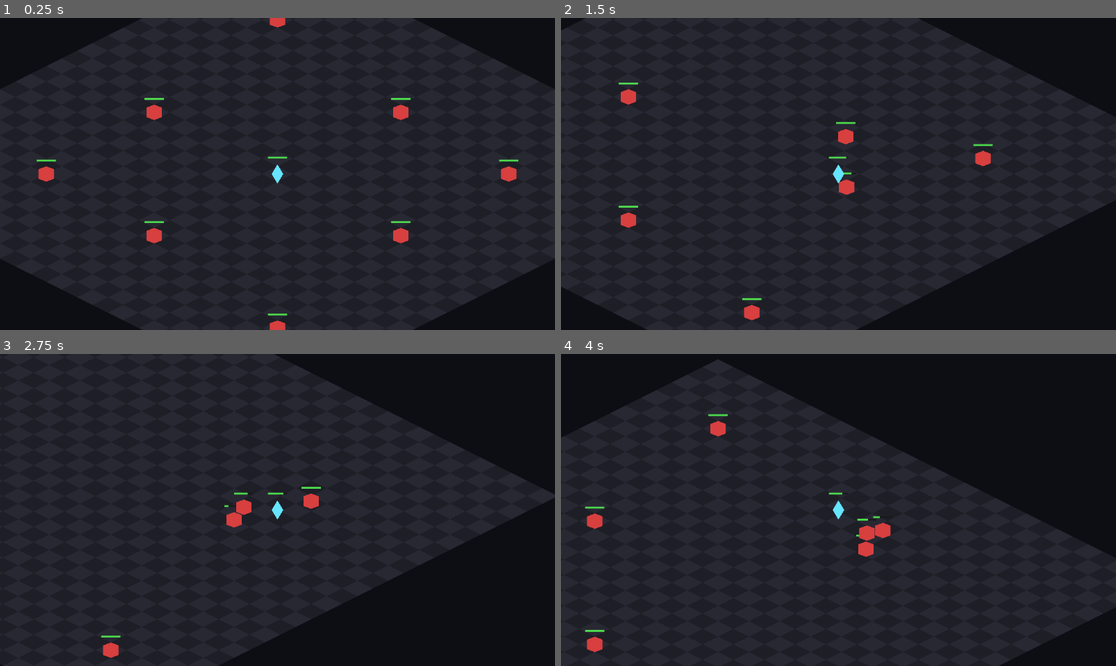
Above: before the commit, frames 1-4 (two rows, left to right).
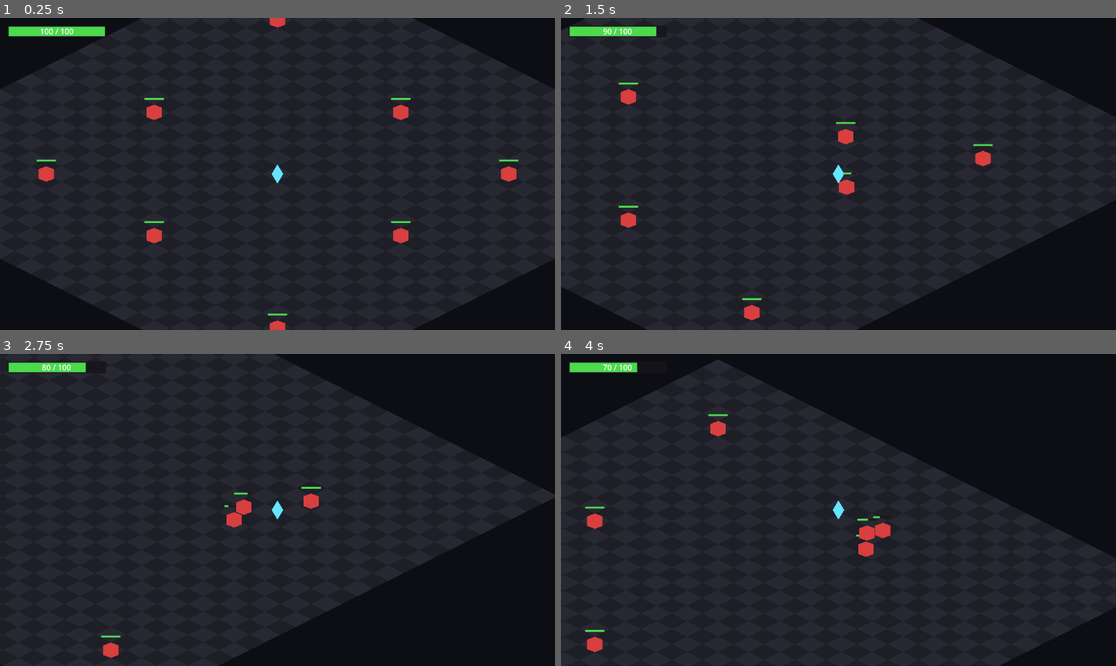
Above: after the commit, the same moments.

Repository: Rathe001/neurokore-requiem
Game: Godot game, scene res://scenes/world.tscn
Same seed, same stepped clock (60 frames per second), same inputs: the game is played once before the commit and once after it.
Inputs (mouse positions are in pixels of both pictures, inside the frame that each line leads up to):
- Up to frame 1 (0.25 s): no input
- Up to frame 2 (1.5 s): tap Enter at 0.5 s; move the mouse to (960, 158) at 0.52 s; hold D (move_right) 0.53-1.28 s; hold Right mouse button (attack_aoe) 0.53-1.28 s; click (960, 158) at 0.67 s; move the mouse to (727, 189) at 1.27 s; hold S (move_down) from 1.28 s (still down); click (727, 189) at 1.35 s
- Up to frame 3 (2.75 s): move the mouse to (333, 441) at 2.02 s; release S (move_down) at 2.03 s; hold D (move_right) from 2.03 s (still down); hold Right mouse button (attack_aoe) from 2.03 s (still down); click (333, 441) at 2.17 s
- Up to frame 4 (4 s): move the mouse to (810, 572) at 2.77 s; release D (move_right) at 2.78 s; release Right mouse button (attack_aoe) at 2.78 s; hold W (move_up) 2.78-3.53 s; click (810, 572) at 2.85 s; move the mouse to (1005, 556) at 3.52 s; hold A (move_left) from 3.53 s (still down); hold Right mouse button (attack_aoe) from 3.53 s (still down); click (1005, 556) at 3.67 s

The runs differ from the first frame. In frame 1, 0.6% of the frame differs, in the area x 1-52%, y 2-46%; in frame 2, 0.6%; in frame 3, 0.5%; in frame 4, 0.4%.

Commit message:
Add screen-space HUD with HP bar and event banner
HUD binds to the player and level via groups, listens for health and
clear signals, and shows transient banners (death, level cleared).
Player's world-space HP bar is gone; enemies still show theirs.

Also switches level clear detection from tree_exited to an explicit
died signal on Enemy. tree_exited fires during scene teardown too,
which was causing the HUD to access get_tree() after being detached.

Co-Authored-By: Claude Opus 4.7 <noreply@anthropic.com>

Diff:
--- /dev/null
+++ b/game/scenes/hud.tscn
@@ -0,0 +1,50 @@
+[gd_scene load_steps=2 format=3]
+
+[ext_resource type="Script" path="res://scripts/hud.gd" id="1_hud_script"]
+
+[node name="HUD" type="CanvasLayer"]
+script = ExtResource("1_hud_script")
+
+[node name="Root" type="Control" parent="."]
+anchor_right = 1.0
+anchor_bottom = 1.0
+mouse_filter = 2
+
+[node name="HPContainer" type="Control" parent="Root"]
+offset_left = 16.0
+offset_top = 16.0
+offset_right = 220.0
+offset_bottom = 40.0
+mouse_filter = 2
+
+[node name="HPBackground" type="ColorRect" parent="Root/HPContainer"]
+offset_right = 204.0
+offset_bottom = 24.0
+color = Color(0.08, 0.08, 0.1, 0.85)
+
+[node name="HPFill" type="ColorRect" parent="Root/HPContainer"]
+offset_left = 2.0
+offset_top = 2.0
+offset_right = 202.0
+offset_bottom = 22.0
+color = Color(0.3, 0.85, 0.3, 1)
+
+[node name="HPLabel" type="Label" parent="Root/HPContainer"]
+offset_right = 204.0
+offset_bottom = 24.0
+text = "100 / 100"
+horizontal_alignment = 1
+vertical_alignment = 1
+
+[node name="Banner" type="Label" parent="Root"]
+anchor_left = 0.5
+anchor_right = 0.5
+offset_left = -240.0
+offset_top = 120.0
+offset_right = 240.0
+offset_bottom = 180.0
+theme_override_font_sizes/font_size = 36
+text = ""
+horizontal_alignment = 1
+vertical_alignment = 1
+visible = false
--- a/game/scenes/world.tscn
+++ b/game/scenes/world.tscn
@@ -1,9 +1,9 @@
 [gd_scene load_steps=6 format=3]
 
 [ext_resource type="Script" path="res://scripts/player.gd" id="1_player_script"]
-[ext_resource type="PackedScene" path="res://scenes/health_bar.tscn" id="2_health_bar"]
-[ext_resource type="Script" path="res://scripts/ground_grid.gd" id="3_ground_script"]
-[ext_resource type="PackedScene" path="res://scenes/levels/level_prototype.tscn" id="4_level"]
+[ext_resource type="Script" path="res://scripts/ground_grid.gd" id="2_ground_script"]
+[ext_resource type="PackedScene" path="res://scenes/levels/level_prototype.tscn" id="3_level"]
+[ext_resource type="PackedScene" path="res://scenes/hud.tscn" id="4_hud"]
 
 [sub_resource type="CircleShape2D" id="CircleShape2D_player"]
 radius = 16.0
@@ -25,7 +25,6 @@
 [node name="CollisionShape2D" type="CollisionShape2D" parent="Player"]
 shape = SubResource("CircleShape2D_player")
 
-[node name="HealthBar" parent="Player" instance=ExtResource("2_health_bar")]
-position = Vector2(0, -34)
+[node name="Camera2D" type="Camera2D" parent="Player"]
 
-[node name="Camera2D" type="Camera2D" parent="Player"]
+[node name="HUD" parent="." instance=ExtResource("4_hud")]
--- a/game/scripts/enemy.gd
+++ b/game/scripts/enemy.gd
@@ -1,5 +1,7 @@
 extends CharacterBody2D
 class_name Enemy
+
+signal died
 
 const AGGRO_RANGE := 250.0
 const CONTACT_RANGE := 40.0
@@ -49,6 +51,7 @@
 	_flash()
 	health_bar.set_health(current_health, max_health)
 	if current_health <= 0:
+		died.emit()
 		queue_free()
 
 func _find_player() -> Node2D:
--- /dev/null
+++ b/game/scripts/hud.gd
@@ -0,0 +1,52 @@
+extends CanvasLayer
+class_name HUD
+
+# Screen-space overlay. Binds to the player and level via groups on
+# _ready so it doesn't need direct node paths. The HP bar mirrors the
+# player's current health; the banner shows transient messages
+# (death, level cleared, etc).
+
+const HP_BAR_WIDTH := 200.0
+
+@onready var hp_fill: ColorRect = $Root/HPContainer/HPFill
+@onready var hp_label: Label = $Root/HPContainer/HPLabel
+@onready var banner: Label = $Root/Banner
+
+func _ready() -> void:
+	_bind_player()
+	_bind_level()
+
+func _bind_player() -> void:
+	var players := get_tree().get_nodes_in_group(&"player")
+	if players.is_empty():
+		return
+	var player := players[0]
+	player.health_changed.connect(_on_player_health_changed)
+	player.died.connect(_on_player_died)
+	_on_player_health_changed(player.current_health, Player.MAX_HEALTH)
+
+func _bind_level() -> void:
+	var levels := get_tree().get_nodes_in_group(&"level")
+	if levels.is_empty():
+		return
+	var level := levels[0]
+	level.cleared.connect(_on_level_cleared)
+
+func _on_player_health_changed(current: int, max_value: int) -> void:
+	var ratio := 0.0 if max_value <= 0 else clampf(float(current) / float(max_value), 0.0, 1.0)
+	hp_fill.size.x = HP_BAR_WIDTH * ratio
+	hp_label.text = "%d / %d" % [maxi(0, current), max_value]
+
+func _on_player_died() -> void:
+	_show_banner("You died", 2.0)
+
+func _on_level_cleared() -> void:
+	_show_banner("Level cleared", 2.5)
+
+func _show_banner(text: String, duration: float) -> void:
+	banner.text = text
+	banner.visible = true
+	await get_tree().create_timer(duration).timeout
+	if not is_instance_valid(self):
+		return
+	banner.visible = false
--- a/game/scripts/level.gd
+++ b/game/scripts/level.gd
@@ -11,8 +11,9 @@
 var _is_cleared := false
 
 func _ready() -> void:
+	add_to_group(&"level")
 	for enemy in _collect_enemies(self):
-		enemy.tree_exited.connect(_on_enemy_exited)
+		enemy.died.connect(_on_enemy_died)
 		_remaining += 1
 	if _remaining == 0:
 		_mark_cleared()
@@ -25,12 +26,11 @@
 		result.append_array(_collect_enemies(child))
 	return result
 
-func _on_enemy_exited() -> void:
+func _on_enemy_died() -> void:
 	_remaining -= 1
 	if _remaining <= 0 and not _is_cleared:
 		_mark_cleared()
 
 func _mark_cleared() -> void:
 	_is_cleared = true
-	print("Level cleared.")
 	cleared.emit()
--- a/game/scripts/player.gd
+++ b/game/scripts/player.gd
@@ -1,5 +1,8 @@
 extends CharacterBody2D
 class_name Player
+
+signal health_changed(current: int, max_value: int)
+signal died
 
 const SPEED := 240.0
 const MAX_HEALTH := 100
@@ -20,12 +23,11 @@
 var _alive := true
 
 @onready var visual: Polygon2D = $Visual
-@onready var health_bar: HealthBar = $HealthBar
 
 func _ready() -> void:
 	current_health = MAX_HEALTH
 	add_to_group(&"player")
-	health_bar.set_health(current_health, MAX_HEALTH)
+	health_changed.emit(current_health, MAX_HEALTH)
 
 func _physics_process(delta: float) -> void:
 	if not _alive:
@@ -48,7 +50,7 @@
 		return
 	current_health -= amount
 	_flash()
-	health_bar.set_health(current_health, MAX_HEALTH)
+	health_changed.emit(current_health, MAX_HEALTH)
 	if current_health <= 0:
 		_die()
 
@@ -83,7 +85,7 @@
 	velocity = Vector2.ZERO
 	if visual:
 		visual.color = Color(0.3, 0.3, 0.3, 0.5)
-	print("You died. Restarting in ", RESPAWN_DELAY, "s...")
+	died.emit()
 	await get_tree().create_timer(RESPAWN_DELAY).timeout
 	get_tree().reload_current_scene()
 
Not shown: 1 places in game/scenes/world.tscn that only renumber resources
Not shown, added: game/scripts/hud.gd.uid
